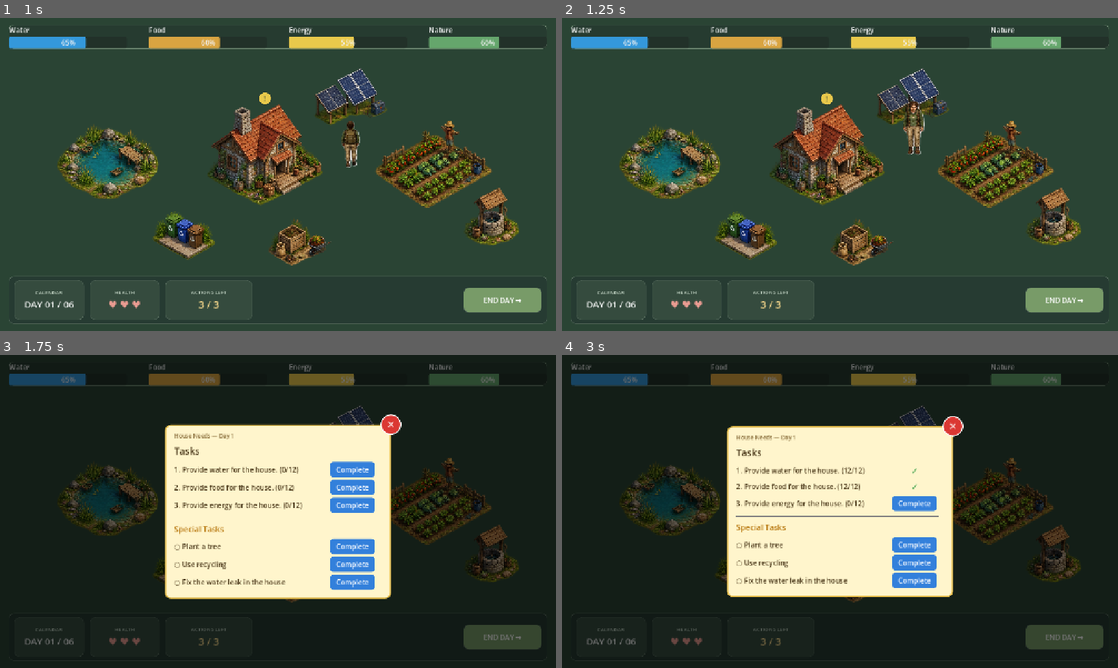
Above: before the commit, frames 1-4 (two rows, left to right).
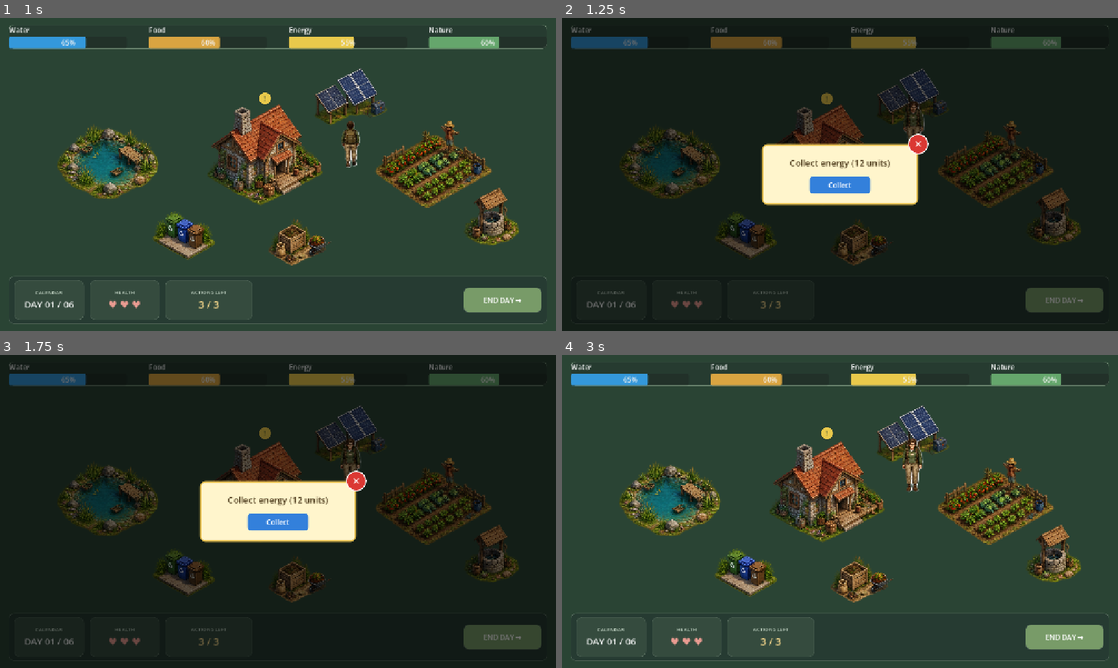
Above: after the commit, the same moments.

Repository: beyzAbdullahoglu/lastshelter
Game: Godot game, scene res://scenes/Main.tscn
Two runs of this game, one before a commit and one after it. Both use one fixed random seed, a clock stepped at 60 frames per second and the inputs below.
Inputs (mouse positions are in pixels of both pictures, inside the frame that each line leads up to):
- Up to frame 1 (1 s): click (350, 96) at 0.5 s
- Up to frame 2 (1.25 s): no input
- Up to frame 3 (1.75 s): click "!" at 1.25 s
- Up to frame 4 (3 s): click (912, 470) at 2 s, where only the run before the commit has a clickable "Complete"; click (912, 486) at 2.75 s, where only the run before the commit has a clickable "Complete"

Frame 1 is identical in both runs. In frame 2, 99% of the frame differs, in the area x 0-100%, y 0-100%; in frame 3, 20%; in frame 4, 99%.

Commit message:
action_modal is added. when solarpanel is clicked character can collect  enegy which will reduce the energy from energbar from the global resources.

Diff:
--- a/scenes/Main.tscn
+++ b/scenes/Main.tscn
@@ -11,6 +11,7 @@
 [ext_resource type="PackedScene" uid="uid://bkyfjxri6bb4s" path="res://scenes/character.tscn" id="9_q8u5g"]
 [ext_resource type="Script" uid="uid://dbjx5yc6t5rf0" path="res://scripts/main.gd" id="10_mainscr"]
 [ext_resource type="PackedScene" path="res://scenes/house_tasks_modal.tscn" id="11_taskmodal"]
+[ext_resource type="PackedScene" path="res://scenes/action_modal.tscn" id="12_actionmodal"]
 
 [sub_resource type="TileSetAtlasSource" id="TileSetAtlasSource_q8u5g"]
 texture = ExtResource("1_jlsqs")
@@ -473,3 +474,6 @@
 
 [node name="HouseTasksModal" parent="." instance=ExtResource("11_taskmodal")]
 layout_mode = 1
+
+[node name="ActionModal" parent="." instance=ExtResource("12_actionmodal")]
+layout_mode = 1
--- /dev/null
+++ b/scenes/action_modal.tscn
@@ -0,0 +1,76 @@
+[gd_scene format=3]
+
+[ext_resource type="Script" path="res://scripts/action_modal.gd" id="1_script"]
+[ext_resource type="Theme" path="res://themes/modal_theme.tres" id="2_theme"]
+
+[node name="ActionModal" type="Control"]
+layout_mode = 3
+anchors_preset = 15
+anchor_right = 1.0
+anchor_bottom = 1.0
+grow_horizontal = 2
+grow_vertical = 2
+theme = ExtResource("2_theme")
+script = ExtResource("1_script")
+
+[node name="Dim" type="ColorRect" parent="."]
+layout_mode = 1
+anchors_preset = 15
+anchor_right = 1.0
+anchor_bottom = 1.0
+grow_horizontal = 2
+grow_vertical = 2
+color = Color(0, 0, 0, 0.55)
+
+[node name="Panel" type="PanelContainer" parent="."]
+unique_name_in_owner = true
+custom_minimum_size = Vector2(360, 0)
+layout_mode = 1
+anchors_preset = 8
+anchor_left = 0.5
+anchor_top = 0.5
+anchor_right = 0.5
+anchor_bottom = 0.5
+offset_left = -180.0
+offset_top = -70.0
+offset_right = 180.0
+offset_bottom = 70.0
+grow_horizontal = 2
+grow_vertical = 2
+
+[node name="Margin" type="MarginContainer" parent="Panel"]
+layout_mode = 2
+theme_override_constants/margin_left = 26
+theme_override_constants/margin_top = 26
+theme_override_constants/margin_right = 26
+theme_override_constants/margin_bottom = 22
+
+[node name="VBox" type="VBoxContainer" parent="Panel/Margin"]
+layout_mode = 2
+theme_override_constants/separation = 18
+alignment = 1
+
+[node name="MessageLabel" type="Label" parent="Panel/Margin/VBox"]
+unique_name_in_owner = true
+layout_mode = 2
+theme_override_font_sizes/font_size = 20
+text = "Action"
+horizontal_alignment = 1
+autowrap_mode = 3
+
+[node name="ActionButton" type="Button" parent="Panel/Margin/VBox"]
+unique_name_in_owner = true
+custom_minimum_size = Vector2(140, 0)
+layout_mode = 2
+size_flags_horizontal = 4
+mouse_default_cursor_shape = 2
+text = "Collect"
+
+[node name="CloseButton" type="Button" parent="."]
+unique_name_in_owner = true
+layout_mode = 0
+offset_right = 48.0
+offset_bottom = 48.0
+mouse_default_cursor_shape = 2
+theme_type_variation = &"CloseButton"
+text = "✕"
--- a/scenes/house_tasks_modal.tscn
+++ b/scenes/house_tasks_modal.tscn
@@ -1,89 +1,7 @@
 [gd_scene format=3]
 
-[ext_resource type="Script" path="res://scripts/house_tasks_modal.gd" id="1_modalscr"]
-
-[sub_resource type="StyleBoxFlat" id="StyleBoxFlat_modalpanel"]
-bg_color = Color(1, 0.96, 0.8, 1)
-border_width_left = 3
-border_width_top = 3
-border_width_right = 3
-border_width_bottom = 3
-border_color = Color(0.91, 0.75, 0.3, 1)
-corner_radius_top_left = 12
-corner_radius_top_right = 12
-corner_radius_bottom_right = 12
-corner_radius_bottom_left = 12
-
-[sub_resource type="StyleBoxFlat" id="StyleBoxFlat_completebtn"]
-content_margin_left = 14
-content_margin_top = 6
-content_margin_right = 14
-content_margin_bottom = 6
-bg_color = Color(0.2, 0.5, 0.86, 1)
-corner_radius_top_left = 8
-corner_radius_top_right = 8
-corner_radius_bottom_right = 8
-corner_radius_bottom_left = 8
-
-[sub_resource type="StyleBoxFlat" id="StyleBoxFlat_completebtnhover"]
-content_margin_left = 14
-content_margin_top = 6
-content_margin_right = 14
-content_margin_bottom = 6
-bg_color = Color(0.15, 0.42, 0.76, 1)
-corner_radius_top_left = 8
-corner_radius_top_right = 8
-corner_radius_bottom_right = 8
-corner_radius_bottom_left = 8
-
-[sub_resource type="StyleBoxFlat" id="StyleBoxFlat_completebtnpressed"]
-content_margin_left = 14
-content_margin_top = 6
-content_margin_right = 14
-content_margin_bottom = 6
-bg_color = Color(0.11, 0.34, 0.64, 1)
-corner_radius_top_left = 8
-corner_radius_top_right = 8
-corner_radius_bottom_right = 8
-corner_radius_bottom_left = 8
-
-[sub_resource type="StyleBoxFlat" id="StyleBoxFlat_closebtn"]
-bg_color = Color(0.86, 0.22, 0.2, 1)
-border_width_left = 3
-border_width_top = 3
-border_width_right = 3
-border_width_bottom = 3
-border_color = Color(1, 1, 1, 1)
-corner_radius_top_left = 24
-corner_radius_top_right = 24
-corner_radius_bottom_right = 24
-corner_radius_bottom_left = 24
-
-[sub_resource type="StyleBoxFlat" id="StyleBoxFlat_closebtnhover"]
-bg_color = Color(0.74, 0.16, 0.15, 1)
-border_width_left = 3
-border_width_top = 3
-border_width_right = 3
-border_width_bottom = 3
-border_color = Color(1, 1, 1, 1)
-corner_radius_top_left = 24
-corner_radius_top_right = 24
-corner_radius_bottom_right = 24
-corner_radius_bottom_left = 24
-
-[sub_resource type="StyleBoxEmpty" id="StyleBoxEmpty_focus"]
-
-[sub_resource type="Theme" id="Theme_modal"]
-Button/colors/font_color = Color(1, 1, 1, 1)
-Button/colors/font_focus_color = Color(1, 1, 1, 1)
-Button/colors/font_hover_color = Color(1, 1, 1, 1)
-Button/colors/font_pressed_color = Color(1, 1, 1, 1)
-Button/styles/focus = SubResource("StyleBoxEmpty_focus")
-Button/styles/hover = SubResource("StyleBoxFlat_completebtnhover")
-Button/styles/normal = SubResource("StyleBoxFlat_completebtn")
-Button/styles/pressed = SubResource("StyleBoxFlat_completebtnpressed")
-HSeparator/colors/color = Color(0.91, 0.75, 0.3, 1)
-Label/colors/font_color = Color(0.29, 0.22, 0.1, 1)
+[ext_resource type="Script" path="res://scripts/house_tasks_modal.gd" id="1_script"]
+[ext_resource type="Theme" path="res://themes/modal_theme.tres" id="2_theme"]
 
 [node name="HouseTasksModal" type="Control"]
 layout_mode = 3
@@ -92,7 +10,8 @@
 anchor_bottom = 1.0
 grow_horizontal = 2
 grow_vertical = 2
-script = ExtResource("1_modalscr")
+theme = ExtResource("2_theme")
+script = ExtResource("1_script")
 
 [node name="Dim" type="ColorRect" parent="."]
 layout_mode = 1
@@ -118,14 +37,12 @@
 offset_bottom = 190.0
 grow_horizontal = 2
 grow_vertical = 2
-theme = SubResource("Theme_modal")
-theme_override_styles/panel = SubResource("StyleBoxFlat_modalpanel")
 
 [node name="Margin" type="MarginContainer" parent="Panel"]
 layout_mode = 2
 theme_override_constants/margin_left = 18
 theme_override_constants/margin_top = 14
-theme_override_constants/margin_right = 30
+theme_override_constants/margin_right = 26
 theme_override_constants/margin_bottom = 18
 
 [node name="VBox" type="VBoxContainer" parent="Panel/Margin"]
@@ -169,13 +86,5 @@
 offset_right = 48.0
 offset_bottom = 48.0
 mouse_default_cursor_shape = 2
-theme_override_colors/font_color = Color(1, 1, 1, 1)
-theme_override_colors/font_hover_color = Color(1, 1, 1, 1)
-theme_override_colors/font_pressed_color = Color(1, 1, 1, 1)
-theme_override_colors/font_focus_color = Color(1, 1, 1, 1)
-theme_override_font_sizes/font_size = 22
-theme_override_styles/focus = SubResource("StyleBoxEmpty_focus")
-theme_override_styles/normal = SubResource("StyleBoxFlat_closebtn")
-theme_override_styles/hover = SubResource("StyleBoxFlat_closebtnhover")
-theme_override_styles/pressed = SubResource("StyleBoxFlat_closebtnhover")
+theme_type_variation = &"CloseButton"
 text = "✕"
--- /dev/null
+++ b/scripts/action_modal.gd
@@ -0,0 +1,27 @@
+extends ModalBase
+
+signal confirmed(action_id: String)
+
+@onready var message_label: Label = %MessageLabel
+@onready var action_button: Button = %ActionButton
+
+var _action_id := ""
+
+
+func _ready() -> void:
+	super()
+	action_button.pressed.connect(_on_action_pressed)
+
+
+# Shows the modal for one action. An empty button_text shows the message only.
+func open_action(action_id: String, message: String, button_text := "") -> void:
+	_action_id = action_id
+	message_label.text = message
+	action_button.text = button_text
+	action_button.visible = not button_text.is_empty()
+	open()
+
+
+func _on_action_pressed() -> void:
+	close()
+	confirmed.emit(_action_id)
--- a/scripts/day_tasks.gd
+++ b/scripts/day_tasks.gd
@@ -3,16 +3,16 @@
 const MAIN_TASK_REQUIRED := 12
 
 const MAIN_TASKS := [
-	{"id": "water", "text": "Provide water for the house."},
-	{"id": "food", "text": "Provide food for the house."},
-	{"id": "energy", "text": "Provide energy for the house."},
+	{"id": "water", "text": "Provide water for the house.", "hint": "Go to the water well and collect water."},
+	{"id": "food", "text": "Provide food for the house.", "hint": "Go to the field and harvest goods."},
+	{"id": "energy", "text": "Provide energy for the house.", "hint": "Go to the solar panel and get energy."},
 ]
 
 const SPECIAL_TASKS_BY_DAY := {
 	1: [
-		{"id": "plant_tree", "text": "Plant a tree"},
-		{"id": "recycling", "text": "Use recycling"},
-		{"id": "water_leak", "text": "Fix the water leak in the house"},
+		{"id": "plant_tree", "text": "Plant a tree", "hint": "Go to the forest and plant a tree."},
+		{"id": "recycling", "text": "Use recycling", "hint": "Take the waste to the recycling bins and sort it."},
+		{"id": "water_leak", "text": "Fix the water leak in the house", "hint": "Go to the house and repair the leaking pipe."},
 	],
 }
 
--- a/scripts/house_tasks_modal.gd
+++ b/scripts/house_tasks_modal.gd
@@ -1,14 +1,16 @@
-extends Control
+extends ModalBase
 
 signal task_completed(task_id: String, is_special: bool)
 signal all_tasks_completed
 
-const TICK_COLOR := Color(0.18, 0.6, 0.25)
-const ACTION_SLOT_WIDTH := 110.0
+const DONE_ICON := "✓"
+const DONE_COLOR := Color(0.18, 0.6, 0.25)
+const PENDING_ICON := "✗"
+const PENDING_COLOR := Color(0.85, 0.2, 0.18)
+const STATUS_SLOT_WIDTH := 32.0
+const INFO_ICON_SIZE := Vector2(22, 22)
 
-@onready var panel: PanelContainer = %Panel
 @onready var title_label: Label = %TitleLabel
-@onready var close_button: Button = %CloseButton
 @onready var main_task_list: VBoxContainer = %MainTaskList
 @onready var special_task_list: VBoxContainer = %SpecialTaskList
 
@@ -17,34 +19,30 @@
 var _labels := {}
 
 
-func _ready() -> void:
-	hide()
-	close_button.pressed.connect(close)
-	panel.resized.connect(_place_close_button)
+# Resets completion state and rebuilds the task list for the given day.
+func set_day(day: int) -> void:
+	if day == _day:
+		return
+	_day = day
+	_completed.clear()
+	title_label.text = "House Needs — Day %d" % day
+	_rebuild()
 
 
-func _unhandled_input(event: InputEvent) -> void:
-	if visible and event.is_action_pressed("ui_cancel"):
-		close()
-		get_viewport().set_input_as_handled()
+func is_completed(task_id: String) -> bool:
+	return _completed.has(task_id)
 
 
-func open(day: int) -> void:
-	if day != _day:
-		_day = day
-		_completed.clear()
-		_rebuild()
-	title_label.text = "House Needs — Day %d" % day
-	show()
+# Called by gameplay once the player has done what the task's hint describes.
+func complete_task(task_id: String) -> void:
+	if not _labels.has(task_id) or _completed.has(task_id):
+		return
+	_completed[task_id] = true
+	_refresh_row(task_id)
 
-
-func close() -> void:
-	hide()
-
-
-# Centers the close button on the panel's top-right corner so it overflows it.
-func _place_close_button() -> void:
-	close_button.position = panel.position + Vector2(panel.size.x, 0) - close_button.size / 2
+	task_completed.emit(task_id, _labels[task_id].special)
+	if _completed.size() == _labels.size():
+		all_tasks_completed.emit()
 
 
 func _rebuild() -> void:
@@ -61,57 +59,50 @@
 
 func _build_row(task: Dictionary, is_special: bool, number := 0) -> HBoxContainer:
 	var row := HBoxContainer.new()
+	row.add_theme_constant_override("separation", 8)
 
 	var label := Label.new()
 	label.size_flags_horizontal = Control.SIZE_EXPAND_FILL
 	label.autowrap_mode = TextServer.AUTOWRAP_WORD_SMART
 	row.add_child(label)
-	_labels[task.id] = {"label": label, "task": task, "special": is_special, "number": number}
-	_refresh_label(task.id)
 
-	var slot := CenterContainer.new()
-	slot.custom_minimum_size = Vector2(ACTION_SLOT_WIDTH, 0)
-	row.add_child(slot)
+	var status := Label.new()
+	status.custom_minimum_size = Vector2(STATUS_SLOT_WIDTH, 0)
+	status.horizontal_alignment = HORIZONTAL_ALIGNMENT_CENTER
+	status.add_theme_font_size_override("font_size", 22)
+	row.add_child(status)
 
-	if _completed.has(task.id):
-		slot.add_child(_make_tick())
-	else:
-		var button := Button.new()
-		button.text = "Complete"
-		button.pressed.connect(_on_complete_pressed.bind(task.id, is_special, button))
-		slot.add_child(button)
+	row.add_child(_make_info_icon(task.hint))
 
+	_labels[task.id] = {"label": label, "status": status, "task": task, "special": is_special, "number": number}
+	_refresh_row(task.id)
 	return row
 
 
-func _refresh_label(task_id: String) -> void:
+func _make_info_icon(hint: String) -> Label:
+	var info := Label.new()
+	info.text = "i"
+	info.custom_minimum_size = INFO_ICON_SIZE
+	info.size_flags_vertical = Control.SIZE_SHRINK_CENTER
+	info.horizontal_alignment = HORIZONTAL_ALIGNMENT_CENTER
+	info.vertical_alignment = VERTICAL_ALIGNMENT_CENTER
+	info.theme_type_variation = &"InfoIcon"
+	# Labels ignore the mouse by default; tooltips need it.
+	info.mouse_filter = Control.MOUSE_FILTER_PASS
+	info.mouse_default_cursor_shape = Control.CURSOR_HELP
+	info.tooltip_text = hint
+	return info
+
+
+func _refresh_row(task_id: String) -> void:
 	var entry: Dictionary = _labels[task_id]
+	var done := _completed.has(task_id)
+
 	if entry.special:
-		var bullet := "●" if _completed.has(task_id) else "○"
-		entry.label.text = "%s %s" % [bullet, entry.task.text]
+		entry.label.text = "%s %s" % ["●" if done else "○", entry.task.text]
 	else:
-		var progress := DayTasks.MAIN_TASK_REQUIRED if _completed.has(task_id) else 0
+		var progress := DayTasks.MAIN_TASK_REQUIRED if done else 0
 		entry.label.text = "%d. %s (%d/%d)" % [entry.number, entry.task.text, progress, DayTasks.MAIN_TASK_REQUIRED]
 
-
-func _make_tick() -> Label:
-	var tick := Label.new()
-	tick.text = "✓"
-	tick.add_theme_color_override("font_color", TICK_COLOR)
-	tick.add_theme_font_size_override("font_size", 22)
-	return tick
-
-
-func _on_complete_pressed(task_id: String, is_special: bool, button: Button) -> void:
-	if _completed.has(task_id):
-		return
-	_completed[task_id] = true
-
-	var slot := button.get_parent()
-	button.queue_free()
-	slot.add_child(_make_tick())
-	_refresh_label(task_id)
-
-	task_completed.emit(task_id, is_special)
-	if _completed.size() == _labels.size():
-		all_tasks_completed.emit()
+	entry.status.text = DONE_ICON if done else PENDING_ICON
+	entry.status.add_theme_color_override("font_color", DONE_COLOR if done else PENDING_COLOR)
--- a/scripts/main.gd
+++ b/scripts/main.gd
@@ -3,10 +3,17 @@
 const PIN_BOB_HEIGHT := 6.0
 const PIN_BOB_DURATION := 0.6
 
+# Object name -> house task it fulfils when the character reaches it.
+const OBJECT_ACTIONS := {
+	"SolarPanel": {"task": "energy", "message": "Collect energy (%d units)", "button": "Collect", "done": "Energy is already collected for today."},
+}
+
 @onready var character = $World/Character
 @onready var interactive_objects: Control = $World/InteractiveObjects
 @onready var house_task_pin: Button = $World/InteractiveObjects/House/HouseTaskPin
 @onready var house_tasks_modal = $HouseTasksModal
+@onready var action_modal = $ActionModal
+@onready var energy_bar: ProgressBar = $HUD/TopPanel/Resources/EnergyBox/EnergyBar
 
 var current_day := 1
 
@@ -17,9 +24,11 @@
 			child.pressed.connect(_on_object_pressed.bind(child))
 	character.arrived.connect(_on_character_arrived)
 
-	house_task_pin.pressed.connect(func(): house_tasks_modal.open(current_day))
+	house_tasks_modal.set_day(current_day)
+	house_task_pin.pressed.connect(house_tasks_modal.open)
 	house_tasks_modal.task_completed.connect(_on_house_task_completed)
 	house_tasks_modal.all_tasks_completed.connect(house_task_pin.hide)
+	action_modal.confirmed.connect(house_tasks_modal.complete_task)
 	_start_pin_bob()
 
 
@@ -33,8 +42,15 @@
 
 
 func _on_character_arrived(target: Node) -> void:
-	if target:
-		print(target.name)
+	if target == null or not OBJECT_ACTIONS.has(target.name):
+		return
+
+	var action: Dictionary = OBJECT_ACTIONS[target.name]
+	house_tasks_modal.close()
+	if house_tasks_modal.is_completed(action.task):
+		action_modal.open_action(action.task, action.done)
+	else:
+		action_modal.open_action(action.task, action.message % DayTasks.MAIN_TASK_REQUIRED, action.button)
 
 
 func _start_pin_bob() -> void:
@@ -45,9 +61,12 @@
 
 
 func _on_house_task_completed(task_id: String, is_special: bool) -> void:
-	# TODO: per-task effects to be specified.
+	# TODO: remaining per-task effects to be specified.
 	match task_id:
-		"water", "food", "energy":
+		"energy":
+			# Collected energy is spent from the global energy resource.
+			energy_bar.value -= DayTasks.MAIN_TASK_REQUIRED
+		"water", "food":
 			pass
 		"plant_tree", "recycling", "water_leak":
 			pass
--- /dev/null
+++ b/scripts/modal_base.gd
@@ -0,0 +1,30 @@
+class_name ModalBase
+extends Control
+
+@onready var panel: PanelContainer = %Panel
+@onready var close_button: Button = %CloseButton
+
+
+func _ready() -> void:
+	hide()
+	close_button.pressed.connect(close)
+	panel.resized.connect(_place_close_button)
+
+
+func _unhandled_input(event: InputEvent) -> void:
+	if visible and event.is_action_pressed("ui_cancel"):
+		close()
+		get_viewport().set_input_as_handled()
+
+
+func open() -> void:
+	show()
+
+
+func close() -> void:
+	hide()
+
+
+# Centers the close button on the panel's top-right corner so it overflows it.
+func _place_close_button() -> void:
+	close_button.position = panel.position + Vector2(panel.size.x, 0) - close_button.size / 2
--- /dev/null
+++ b/themes/modal_theme.tres
@@ -0,0 +1,120 @@
+[gd_resource type="Theme" format=3]
+
+[sub_resource type="StyleBoxFlat" id="StyleBoxFlat_panel"]
+bg_color = Color(1, 0.96, 0.8, 1)
+border_width_left = 3
+border_width_top = 3
+border_width_right = 3
+border_width_bottom = 3
+border_color = Color(0.91, 0.75, 0.3, 1)
+corner_radius_top_left = 12
+corner_radius_top_right = 12
+corner_radius_bottom_right = 12
+corner_radius_bottom_left = 12
+
+[sub_resource type="StyleBoxFlat" id="StyleBoxFlat_button"]
+content_margin_left = 18.0
+content_margin_top = 8.0
+content_margin_right = 18.0
+content_margin_bottom = 8.0
+bg_color = Color(0.2, 0.5, 0.86, 1)
+corner_radius_top_left = 8
+corner_radius_top_right = 8
+corner_radius_bottom_right = 8
+corner_radius_bottom_left = 8
+
+[sub_resource type="StyleBoxFlat" id="StyleBoxFlat_buttonhover"]
+content_margin_left = 18.0
+content_margin_top = 8.0
+content_margin_right = 18.0
+content_margin_bottom = 8.0
+bg_color = Color(0.15, 0.42, 0.76, 1)
+corner_radius_top_left = 8
+corner_radius_top_right = 8
+corner_radius_bottom_right = 8
+corner_radius_bottom_left = 8
+
+[sub_resource type="StyleBoxFlat" id="StyleBoxFlat_buttonpressed"]
+content_margin_left = 18.0
+content_margin_top = 8.0
+content_margin_right = 18.0
+content_margin_bottom = 8.0
+bg_color = Color(0.11, 0.34, 0.64, 1)
+corner_radius_top_left = 8
+corner_radius_top_right = 8
+corner_radius_bottom_right = 8
+corner_radius_bottom_left = 8
+
+[sub_resource type="StyleBoxFlat" id="StyleBoxFlat_close"]
+bg_color = Color(0.86, 0.22, 0.2, 1)
+border_width_left = 3
+border_width_top = 3
+border_width_right = 3
+border_width_bottom = 3
+border_color = Color(1, 1, 1, 1)
+corner_radius_top_left = 24
+corner_radius_top_right = 24
+corner_radius_bottom_right = 24
+corner_radius_bottom_left = 24
+
+[sub_resource type="StyleBoxFlat" id="StyleBoxFlat_closehover"]
+bg_color = Color(0.74, 0.16, 0.15, 1)
+border_width_left = 3
+border_width_top = 3
+border_width_right = 3
+border_width_bottom = 3
+border_color = Color(1, 1, 1, 1)
+corner_radius_top_left = 24
+corner_radius_top_right = 24
+corner_radius_bottom_right = 24
+corner_radius_bottom_left = 24
+
+[sub_resource type="StyleBoxFlat" id="StyleBoxFlat_infoicon"]
+bg_color = Color(0.2, 0.5, 0.86, 1)
+corner_radius_top_left = 11
+corner_radius_top_right = 11
+corner_radius_bottom_right = 11
+corner_radius_bottom_left = 11
+
+[sub_resource type="StyleBoxFlat" id="StyleBoxFlat_tooltip"]
+content_margin_left = 10.0
+content_margin_top = 6.0
+content_margin_right = 10.0
+content_margin_bottom = 6.0
+bg_color = Color(0.29, 0.22, 0.1, 0.95)
+border_width_left = 1
+border_width_top = 1
+border_width_right = 1
+border_width_bottom = 1
+border_color = Color(0.91, 0.75, 0.3, 1)
+corner_radius_top_left = 8
+corner_radius_top_right = 8
+corner_radius_bottom_right = 8
+corner_radius_bottom_left = 8
+
+[sub_resource type="StyleBoxEmpty" id="StyleBoxEmpty_focus"]
+
+[resource]
+Button/colors/font_color = Color(1, 1, 1, 1)
+Button/colors/font_focus_color = Color(1, 1, 1, 1)
+Button/colors/font_hover_color = Color(1, 1, 1, 1)
+Button/colors/font_pressed_color = Color(1, 1, 1, 1)
+Button/font_sizes/font_size = 16
+Button/styles/focus = SubResource("StyleBoxEmpty_focus")
+Button/styles/hover = SubResource("StyleBoxFlat_buttonhover")
+Button/styles/normal = SubResource("StyleBoxFlat_button")
+Button/styles/pressed = SubResource("StyleBoxFlat_buttonpressed")
+CloseButton/base_type = &"Button"
+CloseButton/font_sizes/font_size = 22
+CloseButton/styles/hover = SubResource("StyleBoxFlat_closehover")
+CloseButton/styles/normal = SubResource("StyleBoxFlat_close")
+CloseButton/styles/pressed = SubResource("StyleBoxFlat_closehover")
+HSeparator/colors/color = Color(0.91, 0.75, 0.3, 1)
+InfoIcon/base_type = &"Label"
+InfoIcon/colors/font_color = Color(1, 1, 1, 1)
+InfoIcon/font_sizes/font_size = 13
+InfoIcon/styles/normal = SubResource("StyleBoxFlat_infoicon")
+Label/colors/font_color = Color(0.29, 0.22, 0.1, 1)
+PanelContainer/styles/panel = SubResource("StyleBoxFlat_panel")
+TooltipLabel/colors/font_color = Color(1, 0.96, 0.8, 1)
+TooltipPanel/styles/panel = SubResource("StyleBoxFlat_tooltip")
Not shown, added: scripts/action_modal.gd.uid
Not shown, added: scripts/modal_base.gd.uid
